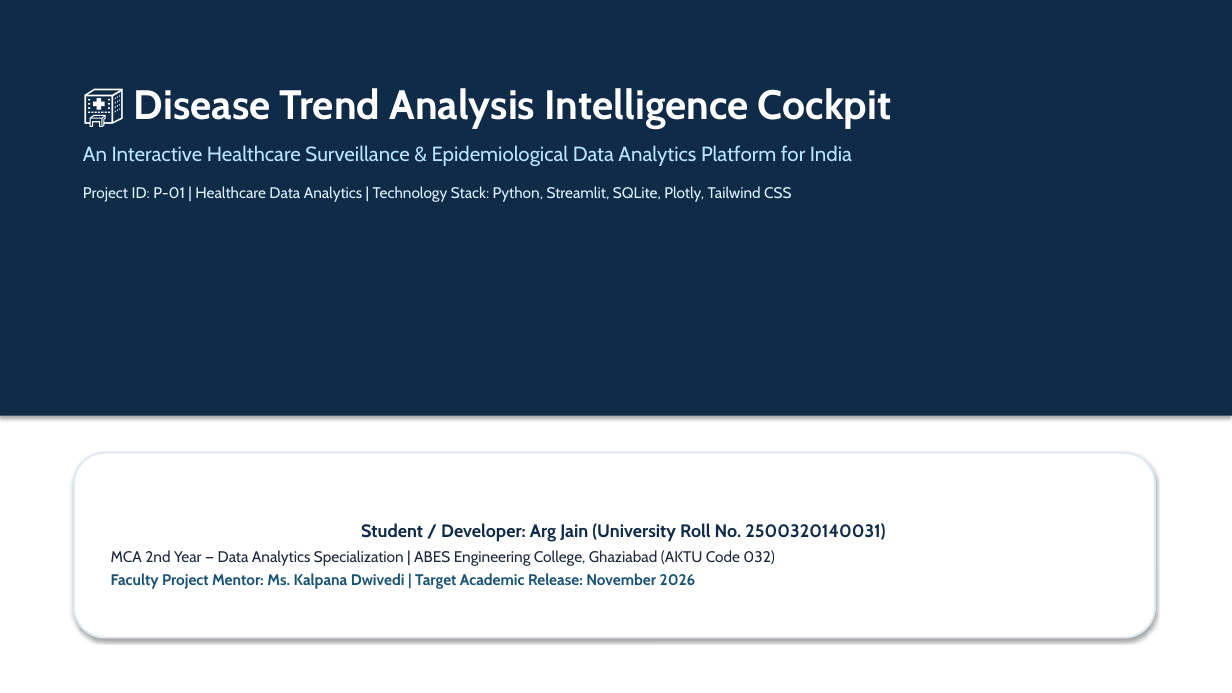
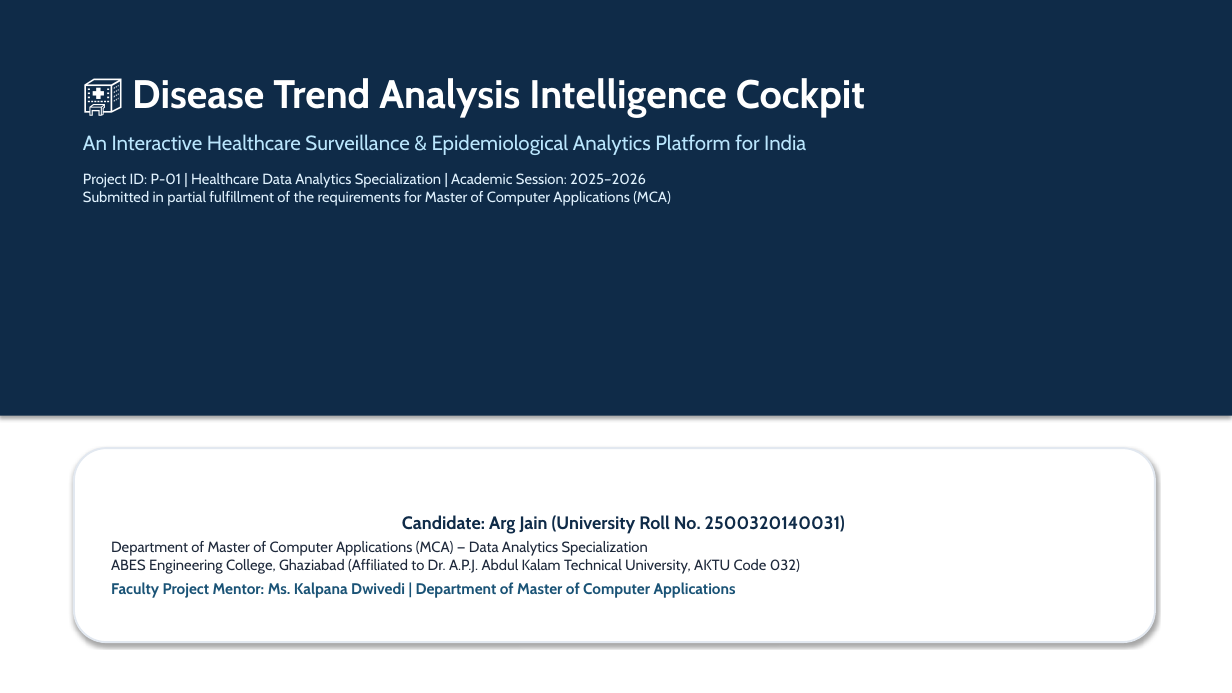
Before and after one commit to Argjain/2500320140031-disease-trend-analysis., a slide deck: slide 1 of docs/18_ArgJain_DiseaseTrendAnalysis_Presentation.pptx. Drawn at 1232x693 pixels with LibreOffice and Linux fonts; fonts in the diff are those of the drawing. Boxes give left, top, right and bottom in pixels: in the first picture for what was removed or moved away, otherwise in the second. Text is boxed around its words. In the diff, an @@ line names an element or a change of style, - is before the commit and + after.

Commit message:
docs: merge all 18 project documents into single master PDF and refine PPT for formal academic submission

```diff
--- a/docs/18_ArgJain_DiseaseTrendAnalysis_Presentation.pptx
+++ b/docs/18_ArgJain_DiseaseTrendAnalysis_Presentation.pptx
@@ text "🏥 Disease Trend Analysis Intelligence ...": place and size @@
-text "🏥 Disease Trend Analysis Intelligence ..." at [83, 88, 892, 202]
+text "🏥 Disease Trend Analysis Intelligence ..." at [83, 78, 865, 206]
@@ text at [132, 78, 865, 118]: size 32 to 31 pt in "🏥 Disease Trend Analysis Intelligence Cockpit" @@
@@ text at [83, 134, 806, 206]: text changed; size 12 to 11.5 pt @@
-An Interactive Healthcare Surveillance & Epidemiological Data Analytics Platform for India
-Project ID: P-01 | Healthcare Data Analytics | Technology Stack: Python, Streamlit, SQLite, Plotly, Tailwind CSS
+An Interactive Healthcare Surveillance & Epidemiological Analytics Platform for India
+Project ID: P-01 | Healthcare Data Analytics Specialization | Academic Session: 2025–2026
+Submitted in partial fulfillment of the requirements for Master of Computer Applications (MCA)
@@ rounded rectangle "Candidate: Arg Jain (University Roll ...": place and size @@
-rounded rectangle "Candidate: Arg Jain (University Roll ..." at [74, 453, 1155, 638]
+rounded rectangle "Candidate: Arg Jain (University Roll ..." at [74, 448, 1155, 642]
@@ text in rounded rectangle at [111, 515, 845, 598]: text changed; size 12 to 11.5 pt; bold off @@
-Student / Developer: Arg Jain (University Roll No. 2500320140031)
-MCA 2nd Year — Data Analytics Specialization | ABES Engineering College, Ghaziabad (AKTU Code 032)
-Faculty Project Mentor: Ms. Kalpana Dwivedi | Target Academic Release: November 2026
+Candidate: Arg Jain (University Roll No. 2500320140031)
+Department of Master of Computer Applications (MCA) — Data Analytics Specialization
+ABES Engineering College, Ghaziabad (Affiliated to Dr. A.P.J. Abdul Kalam Technical University, AKTU Code 032)
+Faculty Project Mentor: Ms. Kalpana Dwivedi | Department of Master of Computer Applications
```
Also in this commit, not shown: 11 other slides changed, 2 slides added, 2 slides removed, 19 other files.
